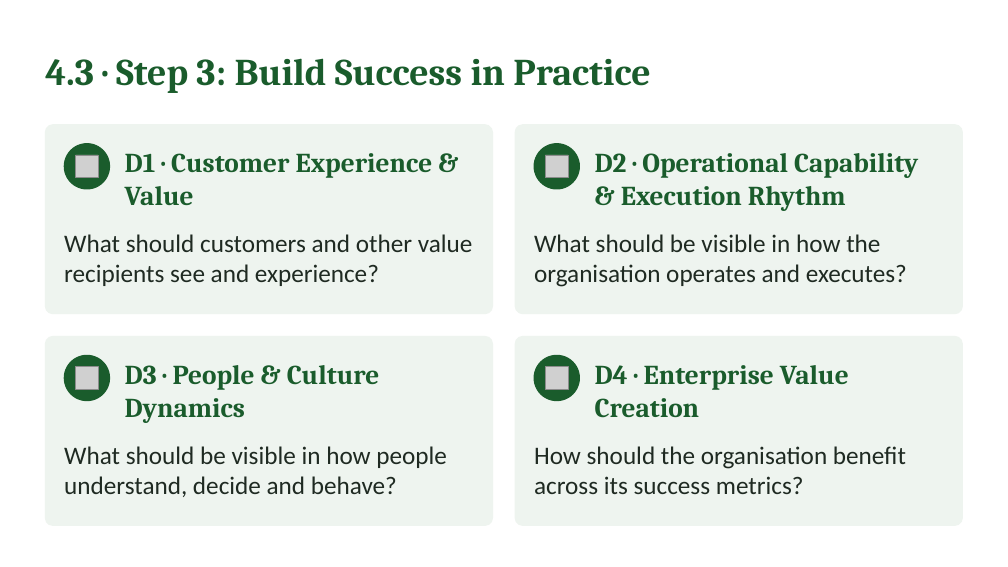
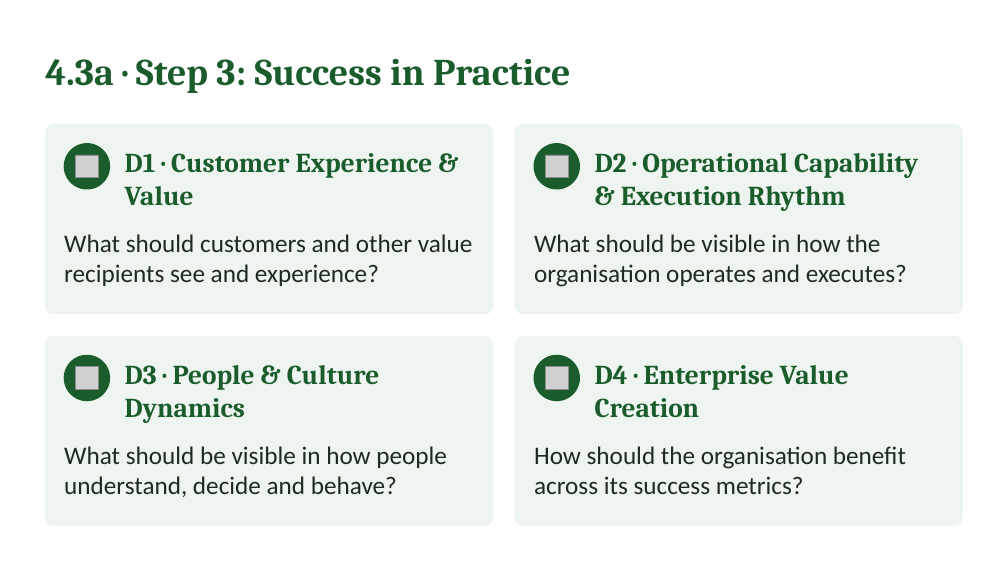
Before and after one commit to IBSL26/ibsl-platform, a slide deck: slide 31 of Unit decks/Unit 02 - Strategy Visioning & Success in Practice (SiP).pptx. Drawn at 1008x567 pixels with LibreOffice and Linux fonts; fonts in the diff are those of the drawing; grey boxes stand for pictures. Boxes give left, top, right and bottom in pixels: in the first picture for what was removed or moved away, otherwise in the second. Text is boxed around its words. In the diff, an @@ line names an element or a change of style, - is before the commit and + after.

```diff
--- a/Unit decks/Unit 02 - Strategy Visioning & Success in Practice (SiP).pptx
+++ b/Unit decks/Unit 02 - Strategy Visioning & Success in Practice (SiP).pptx
@@ text at (45,59,570,93): text changed @@
-4.3 · Step 3: Build Success in Practice
+4.3a · Step 3: Success in Practice
```
Also in this commit, not shown: 8 other slides changed, 1 slide added, 1 slide removed, 43 other files.
